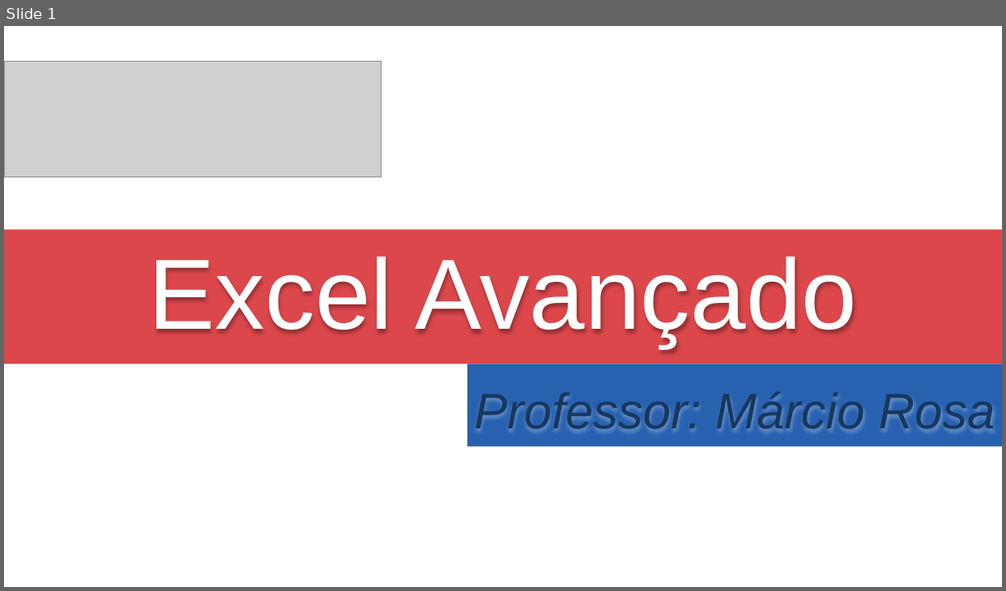
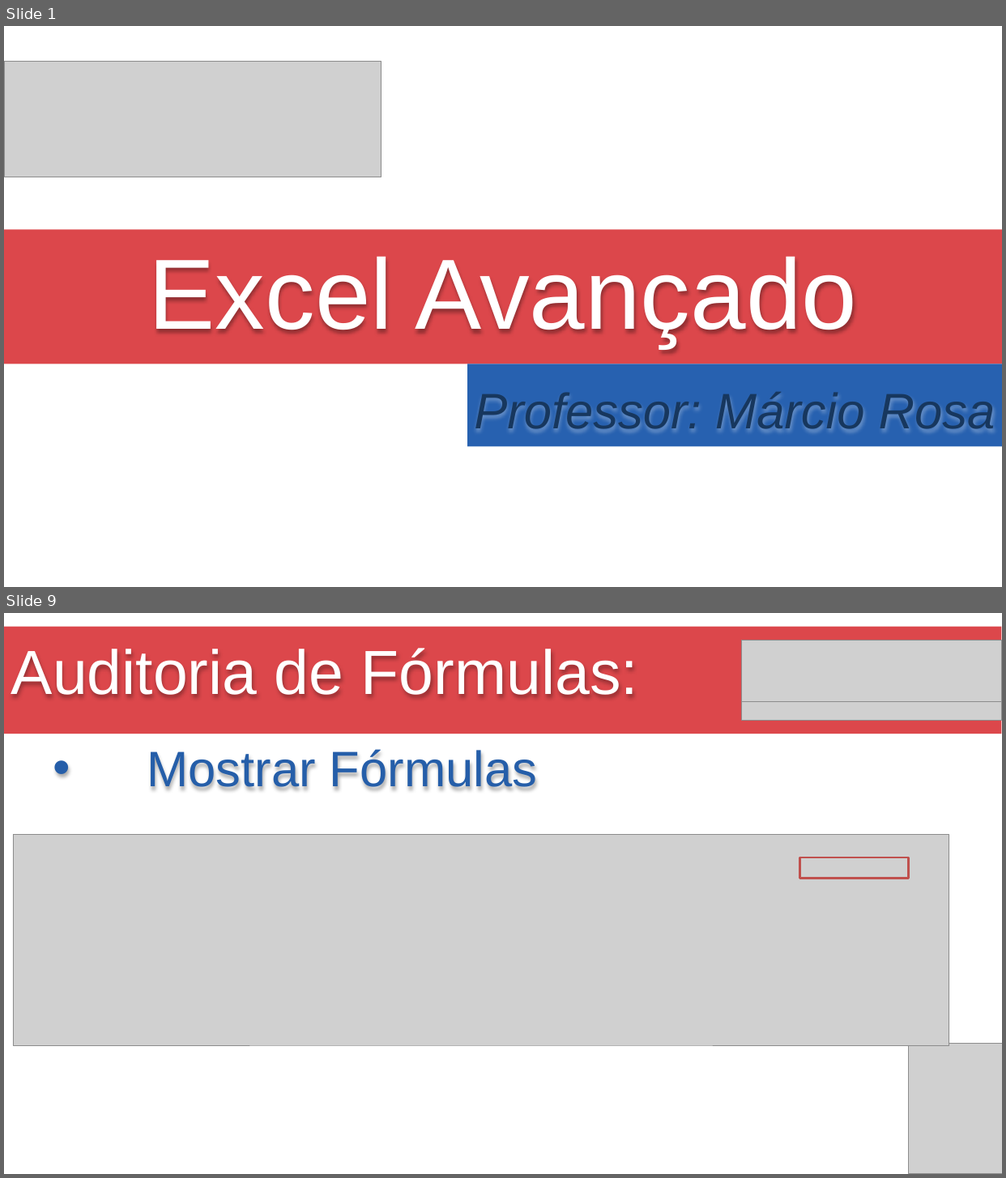
Before and after one commit to Marcsuper/TeachX, a slide deck: Turma Intensivo - 439 - Noite Julho 2017/Aula 3/Aula de Excel 3.pptx. Shown one above the other, each under a label of ours: slide 1 before the commit, slides 1 and 9 after it; the slides between them are not shown. The pictures are 1006x591 and 1006x1178 pixels, drawn with LibreOffice and Linux fonts; fonts in the diff are those of the drawing; grey boxes stand for pictures. Boxes give left, top, right and bottom in pixels: in the first picture for what was removed or moved away, otherwise in the second. Text is boxed around its words. In the diff, an @@ line names an element or a change of style, - is before the commit and + after.

```diff
--- a/Turma Intensivo - 439 - Noite Julho 2017/Aula 3/Aula de Excel 3.pptx
+++ b/Turma Intensivo - 439 - Noite Julho 2017/Aula 3/Aula de Excel 3.pptx
@@ slide 9 added at box(4, 613, 1002, 1174), background #FFFFFF @@
@@ rectangle added at box(4, 627, 1001, 734), fill #DC474B @@
@@ title added at box(11, 648, 638, 697), 60 pt, text #FFFFFF @@
+Auditoria de Fórmulas:
@@ picture added at box(741, 640, 1001, 701) @@
@@ picture added at box(742, 702, 1002, 721) @@
@@ text added at box(147, 749, 538, 790), 48 pt, text #255EA9 @@
+• Mostrar Fórmulas
@@ picture added at box(13, 835, 948, 1046) @@
@@ rectangle added at box(799, 858, 909, 879), outline #C0504D 2 pt @@
@@ picture added at box(909, 1044, 1002, 1174) @@
```
Also in this commit, not shown: 3 slides changed, 6 other slides added, 15 other files.
